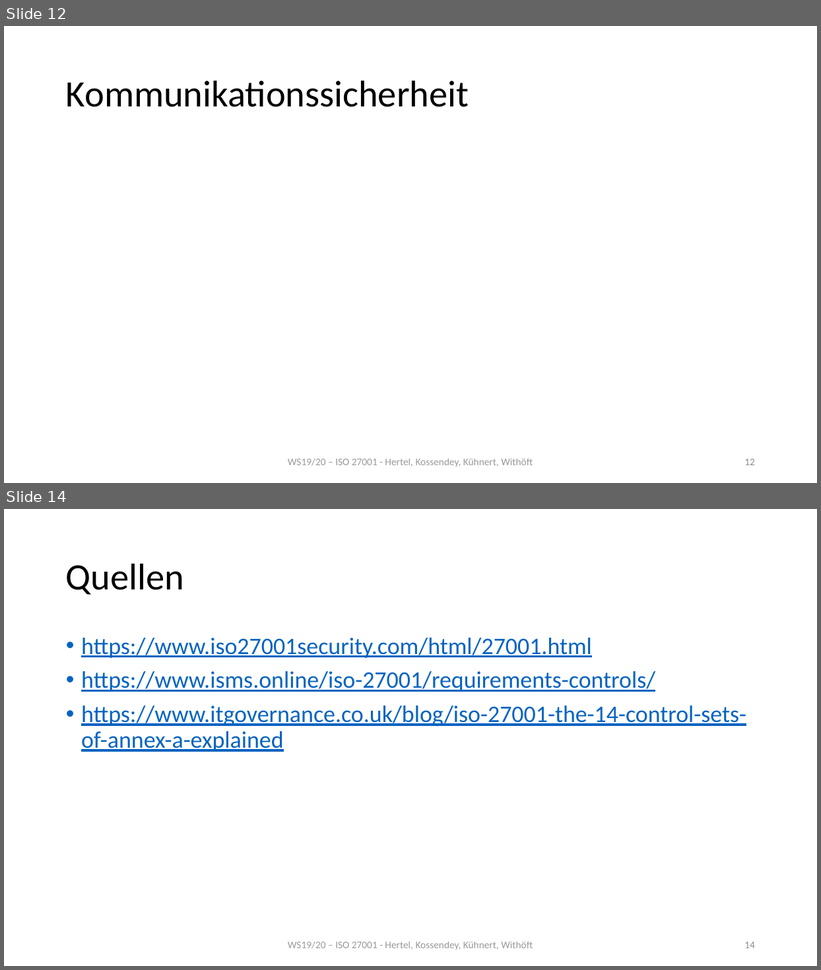
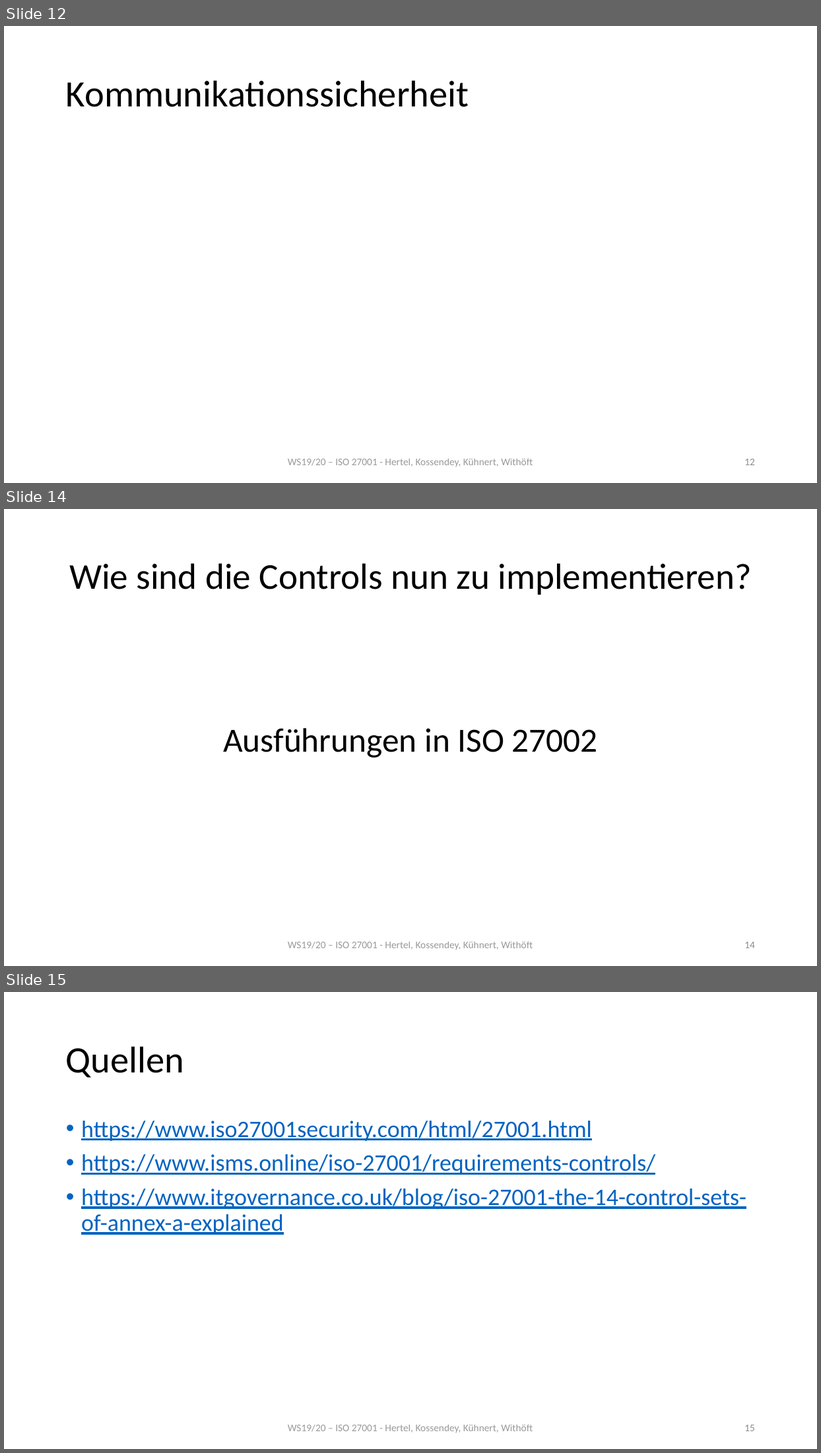
Before and after one commit to mwithoeft/SicherheitUndZuverlaessigkeit, a slide deck: Moritz/merged.pptx. Shown one above the other, each under a label of ours: slides 12 and 14 before the commit, slides 12, 14 and 15 after it; the slides between them are not shown. The pictures are 821x970 and 821x1453 pixels, drawn with LibreOffice and Linux fonts; fonts in the diff are those of the drawing. Boxes give left, top, right and bottom in pixels: in the first picture for what was removed or moved away, otherwise in the second. Text is boxed around its words. In the diff, an @@ line names an element or a change of style, - is before the commit and + after.

```diff
--- a/Moritz/merged.pptx
+++ b/Moritz/merged.pptx
@@ slide 14 added at <box>4,509,817,966</box>, background #FFFFFF @@
@@ title added at <box>69,563,752,595</box>, 43 pt, text #000000 @@
+Wie sind die Controls nun zu implementieren?
@@ text added at <box>223,728,598,758</box>, 40 pt, text #000000 @@
+Ausführungen in ISO 27002
@@ text added at <box>288,942,533,950</box>, 12 pt, text #808080 at 80% opacity @@
+WS19/20 – ISO 27001 - Hertel, Kossendey, Kühnert, Withöft
@@ page number added at <box>745,942,755,949</box>, 12 pt, text #8C8C8C @@
+14
@@ what was slide 14 is now slide 15 @@
@@ page number at <box>745,1425,755,1432</box>: text changed @@
-14
+15
```
Also in this commit, not shown: 2 slides changed.
